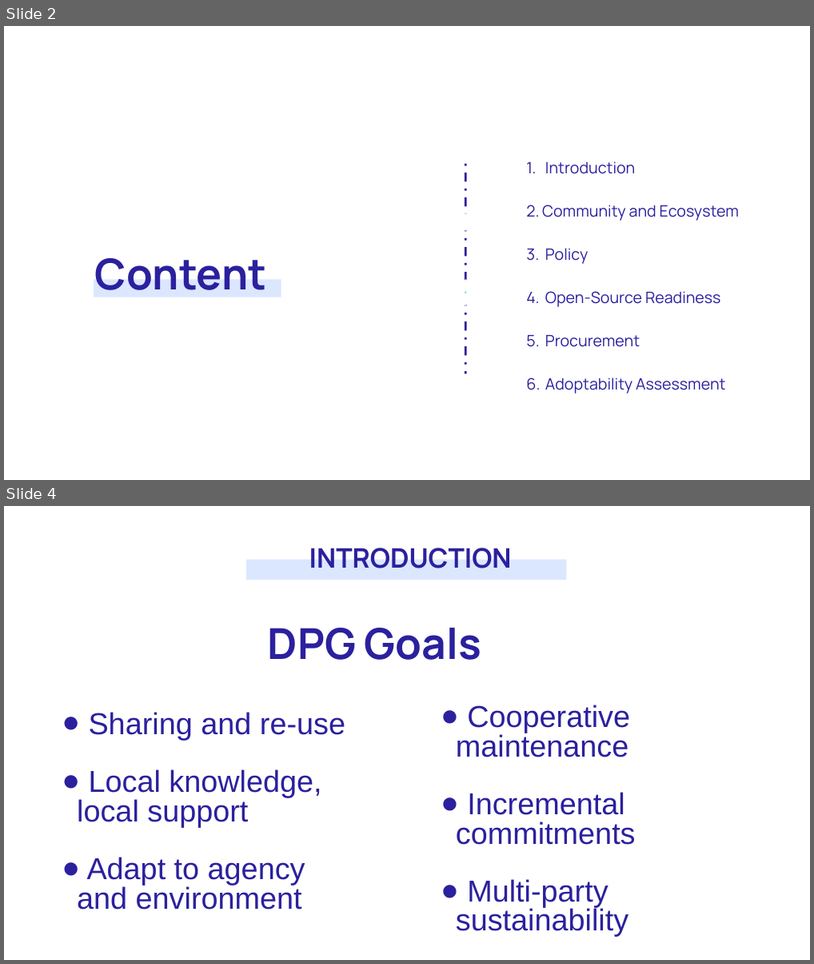
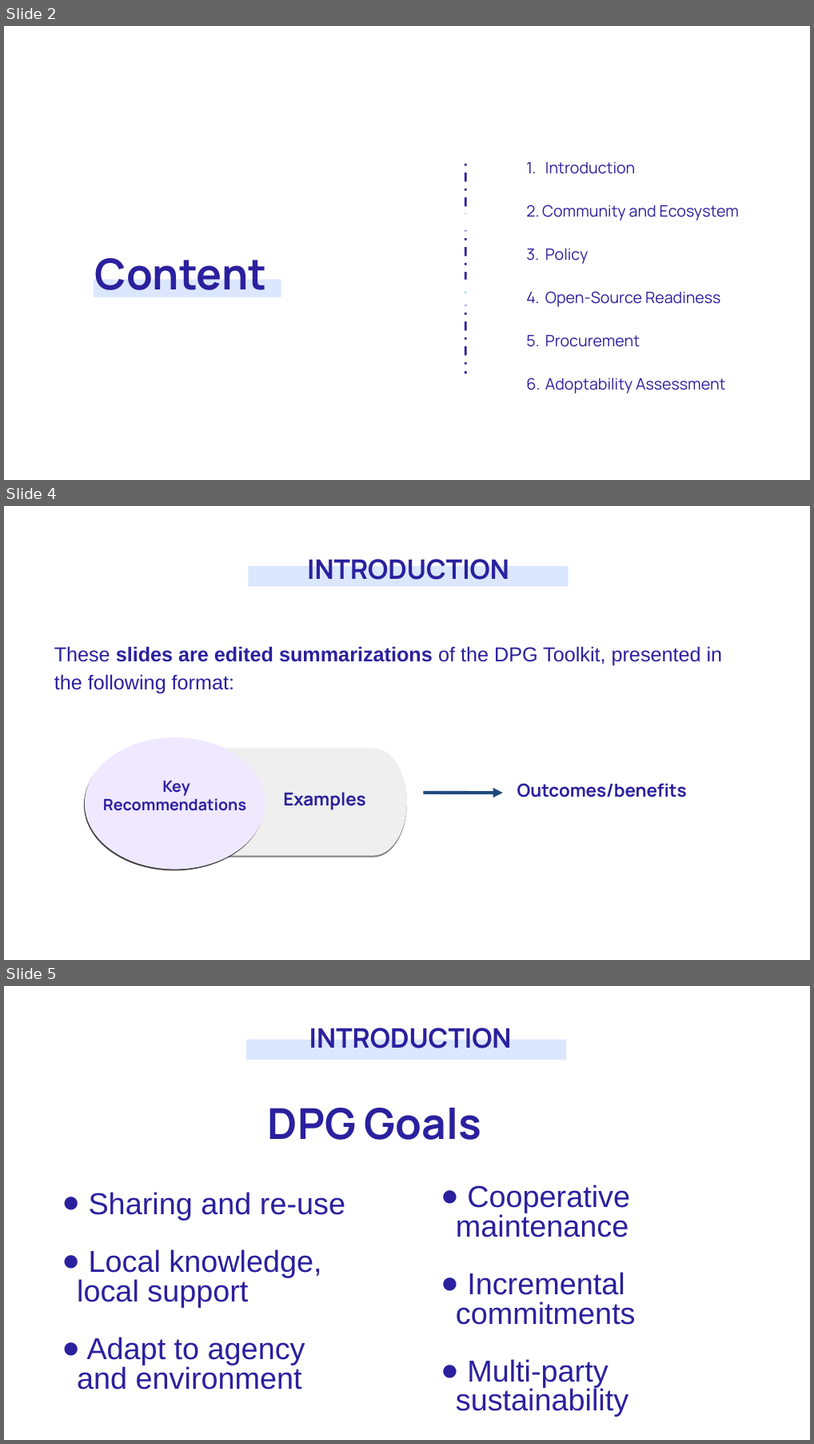
Before and after one commit to unicef/publicgoods-toolkit, a slide deck: dpg-toolkit-overview.odp. Shown one above the other, each under a label of ours: slides 2 and 4 before the commit, slides 2, 4 and 5 after it; the slides between them are not shown. The pictures are 814x964 and 814x1444 pixels, drawn with LibreOffice and Linux fonts; fonts in the diff are those of the drawing. Boxes give left, top, right and bottom in pixels: in the first picture for what was removed or moved away, otherwise in the second. Text is boxed around its words. In the diff, an @@ line names an element or a change of style, - is before the commit and + after.

```diff
--- a/dpg-toolkit-overview.odp
+++ b/dpg-toolkit-overview.odp
@@ slide 4 added at box(4, 506, 810, 960), background #FFFFFF @@
@@ rectangle added at box(248, 567, 569, 587), fill #D8E5FF at 90% opacity @@
@@ text added at box(307, 559, 510, 580), 24 pt, text #2B209E, bold @@
+INTRODUCTION
@@ text added at box(54, 646, 723, 694), 18 pt, text #2B209E @@
+These slides are edited summarizations of the DPG Toolkit, presented in the following format:
@@ ellipse added at box(85, 737, 266, 869), fill #EFE8FF @@
@@ flow chart online storage added at box(206, 748, 407, 855), fill #EFEFEF @@
@@ text added at box(103, 780, 246, 811), 14 pt, text #2B209E, bold @@
+Key Recommendations
@@ text added at box(283, 792, 366, 810), 16 pt, text #2B209E, bold @@
+Examples
@@ arrow added from (423, 792) to (503, 792), #1F497D 2.89 pt @@
@@ text added at box(518, 783, 687, 797), 16 pt, text #2B209E, bold @@
+Outcomes/benefits
@@ what was slide 4 is now slide 5 @@
```
Also in this commit, not shown: 7 slides changed, 1 other slide added, 1 slide removed.
